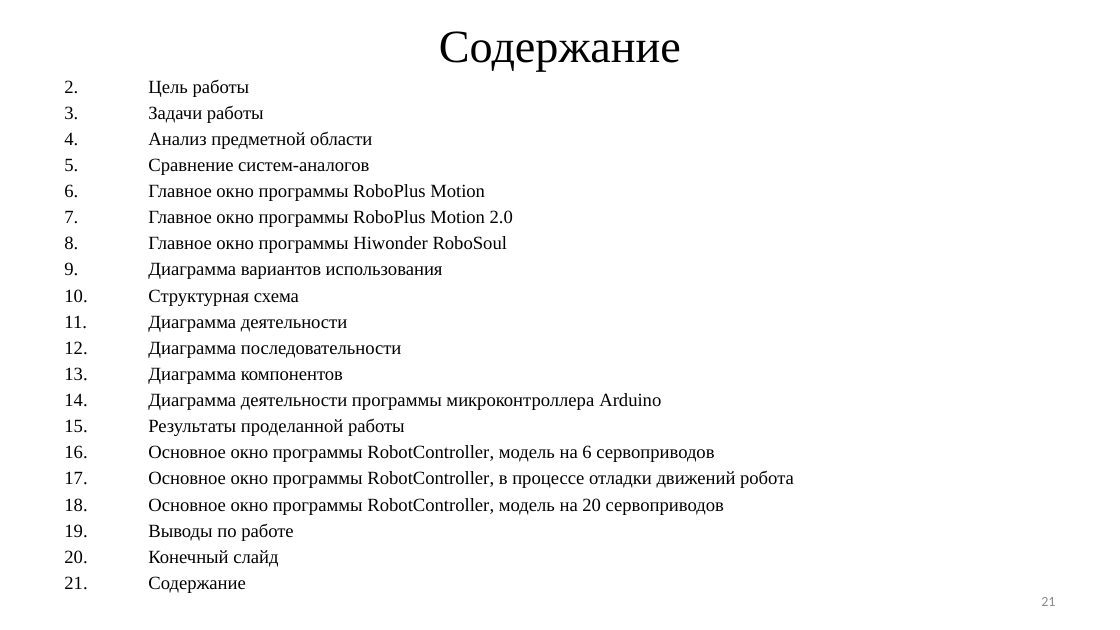
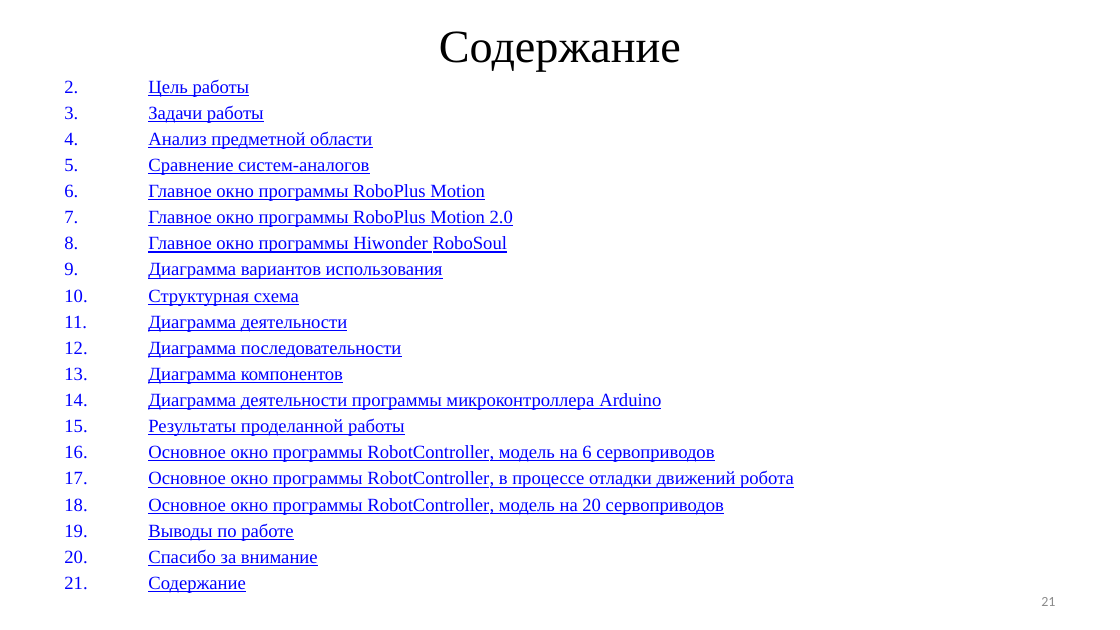
Before and after one commit to ArtemVolkov2103/1-Diplom, a slide deck: slide 21 of Дипломная Волков.pptx. Drawn at 1120x630 pixels with LibreOffice and Linux fonts; fonts in the diff are those of the drawing. Boxes give left, top, right and bottom in pixels: in the first picture for what was removed or moved away, otherwise in the second. Text is boxed around its words. In the diff, an @@ line names an element or a change of style, - is before the commit and + after.

```diff
--- a/Дипломная Волков.pptx
+++ b/Дипломная Волков.pptx
@@ text at (148, 80, 794, 593): text colour #000000 to #0000FF, underline on @@
@@ text at (148, 550, 318, 566): text changed; text colour #000000 to #0000FF @@
-20. Конечный слайд
+20. Спасибо за внимание
```
Also in this commit, not shown: 5 other files.
